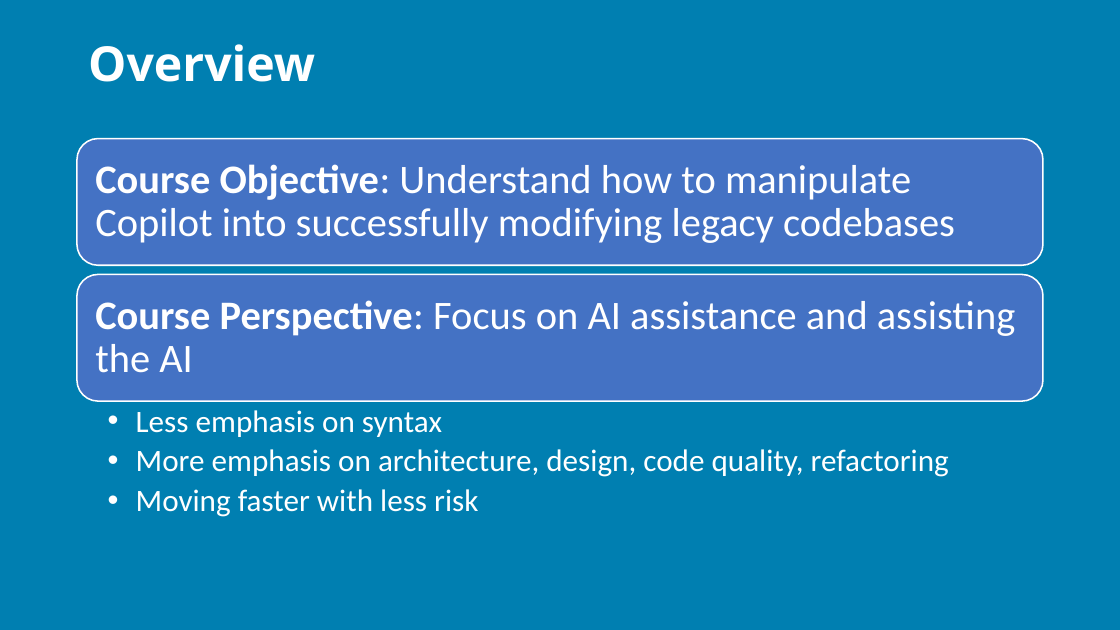
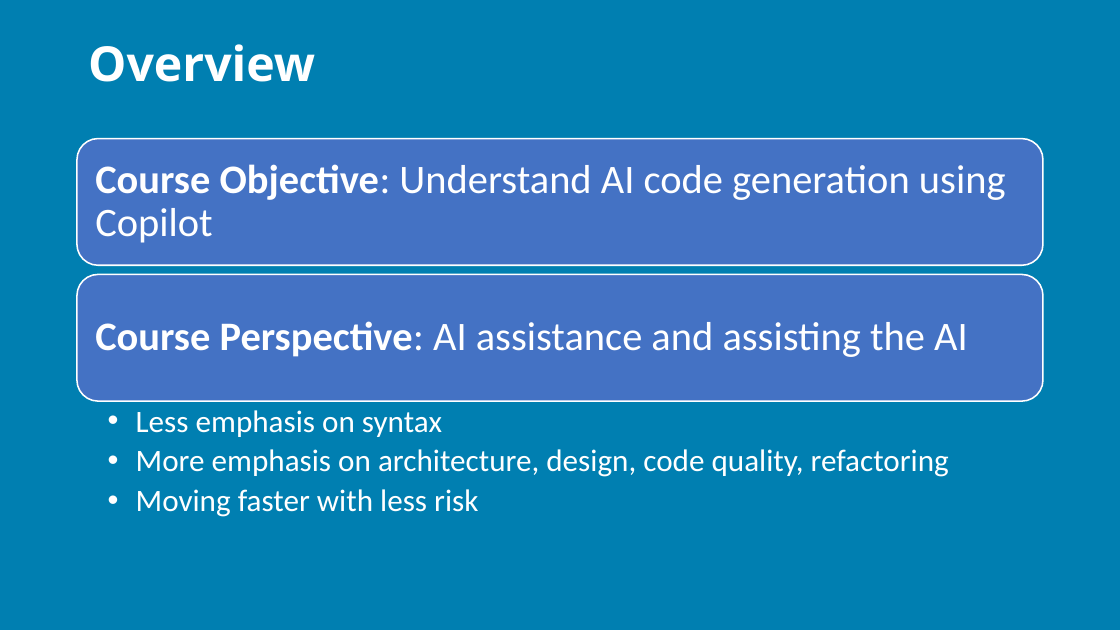
Before and after one commit to j0hnnymiller/AI-Assisted-Software-Development, a slide deck: slide 6 of Slides/AIASD-Fundementals-slides.pptx (slide 5 before the commit). Drawn at 1120x630 pixels with LibreOffice and Linux fonts; fonts in the diff are those of the drawing; background and template pictures are left out. Boxes give left, top, right and bottom in pixels: in the first picture for what was removed or moved away, otherwise in the second. Text is boxed around its words. In the diff, an @@ line names an element or a change of style, - is before the commit and + after.

```diff
--- a/Slides/AIASD-Fundementals-slides.pptx
+++ b/Slides/AIASD-Fundementals-slides.pptx
@@ text at box(95, 164, 1006, 243): text changed @@
-Course Objective: Understand how to manipulate Copilot into successfully modifying legacy codebases
+Course Objective: Understand AI code generation using Copilot
@@ text at box(95, 321, 968, 357): text changed @@
-Course Perspective: Focus on AI assistance and assisting the AI
+Course Perspective: AI assistance and assisting the AI
```
Also in this commit, not shown: 34 other slides changed, 7 slides added, 1 other file.
